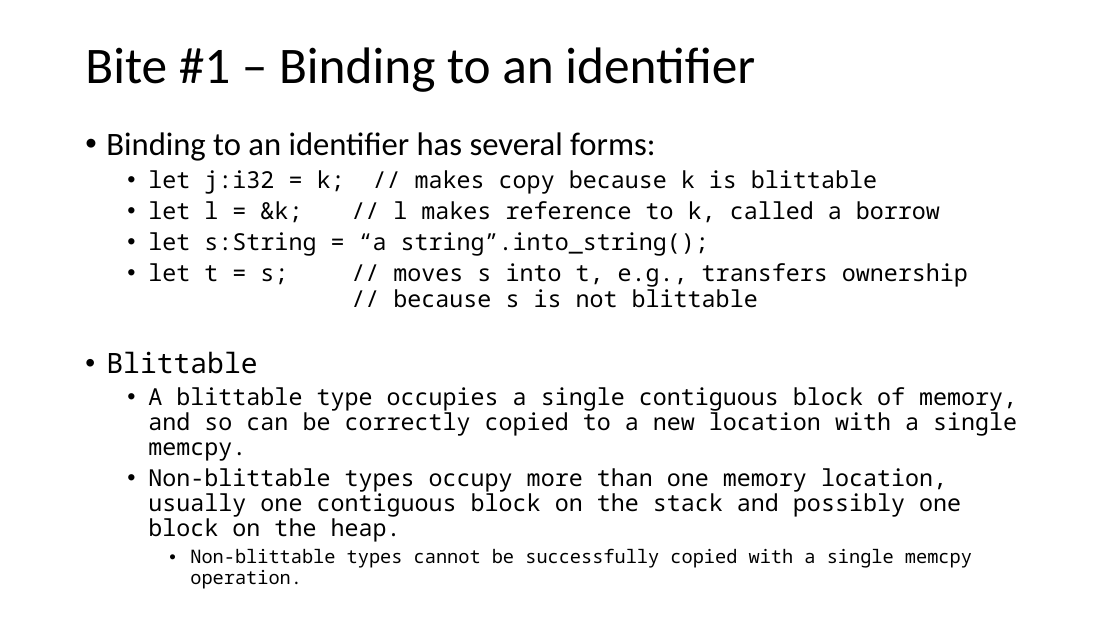
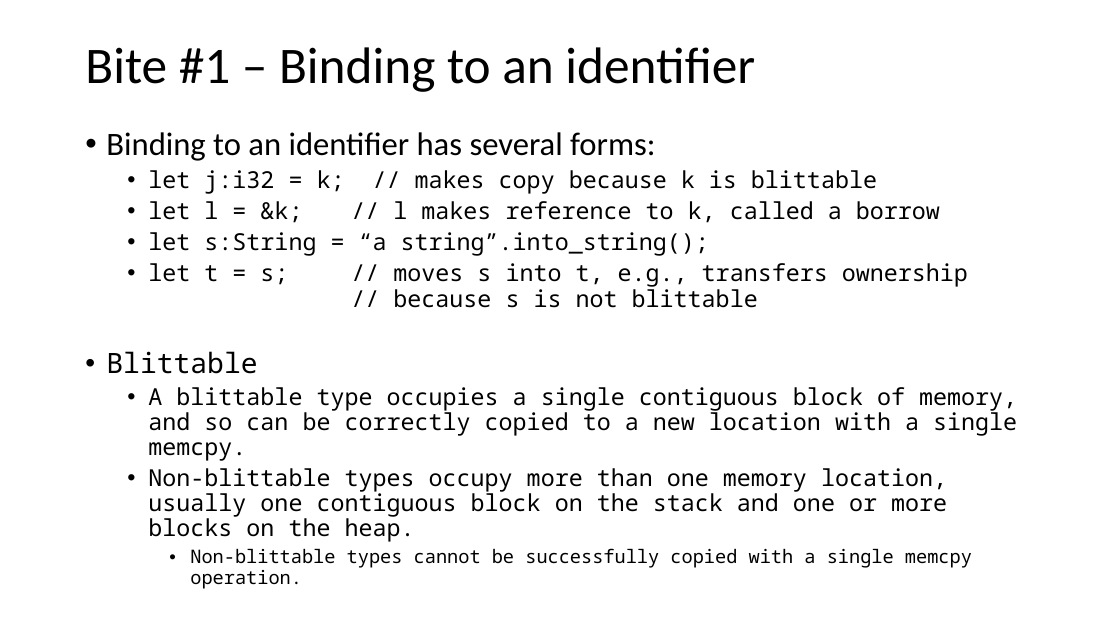
Before and after one commit to JimFawcett/JimFawcett.github.io, a slide deck: slide 6 of Resources/ConsumingRustBite1.pptx. Drawn at 1120x630 pixels with LibreOffice and Linux fonts; fonts in the diff are those of the drawing. Boxes give left, top, right and bottom in pixels: in the first picture for what was removed or moved away, otherwise in the second. Text is boxed around its words. In the diff, an @@ line names an element or a change of style, - is before the commit and + after.

Commit message:
updated text in ConsumingRustBite1

```diff
--- a/Resources/ConsumingRustBite1.pptx
+++ b/Resources/ConsumingRustBite1.pptx
@@ text at box(148, 468, 947, 542): text changed @@
-  • Non-blittable types occupy more than one memory location, usually one contiguous block on the stack and possibly one block on the heap.
+  • Non-blittable types occupy more than one memory location, usually one contiguous block on the stack and one or more blocks on the heap.
```
Also in this commit, not shown: 7 other slides changed, 1 slide added, 2 other files.
